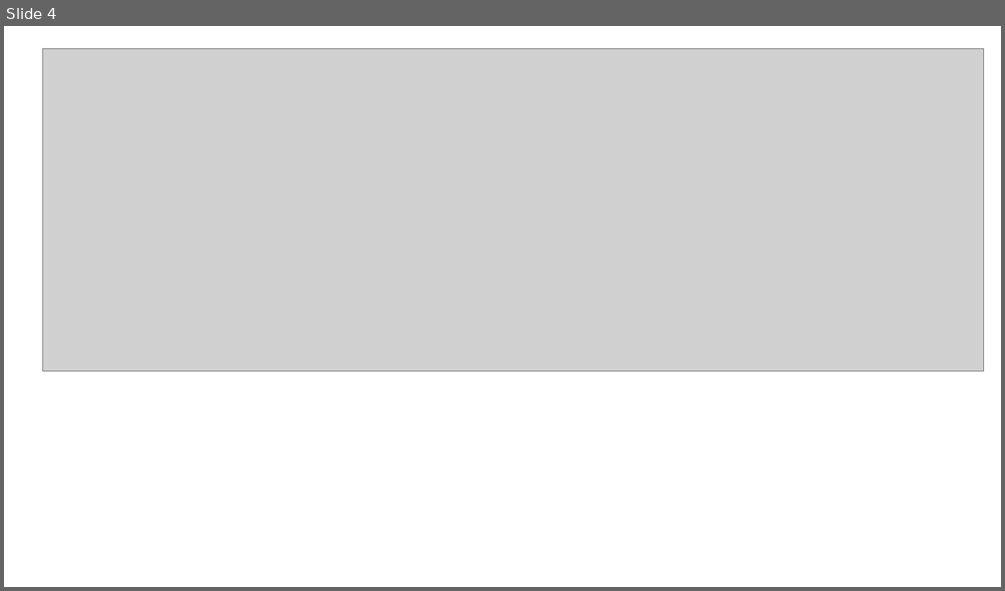
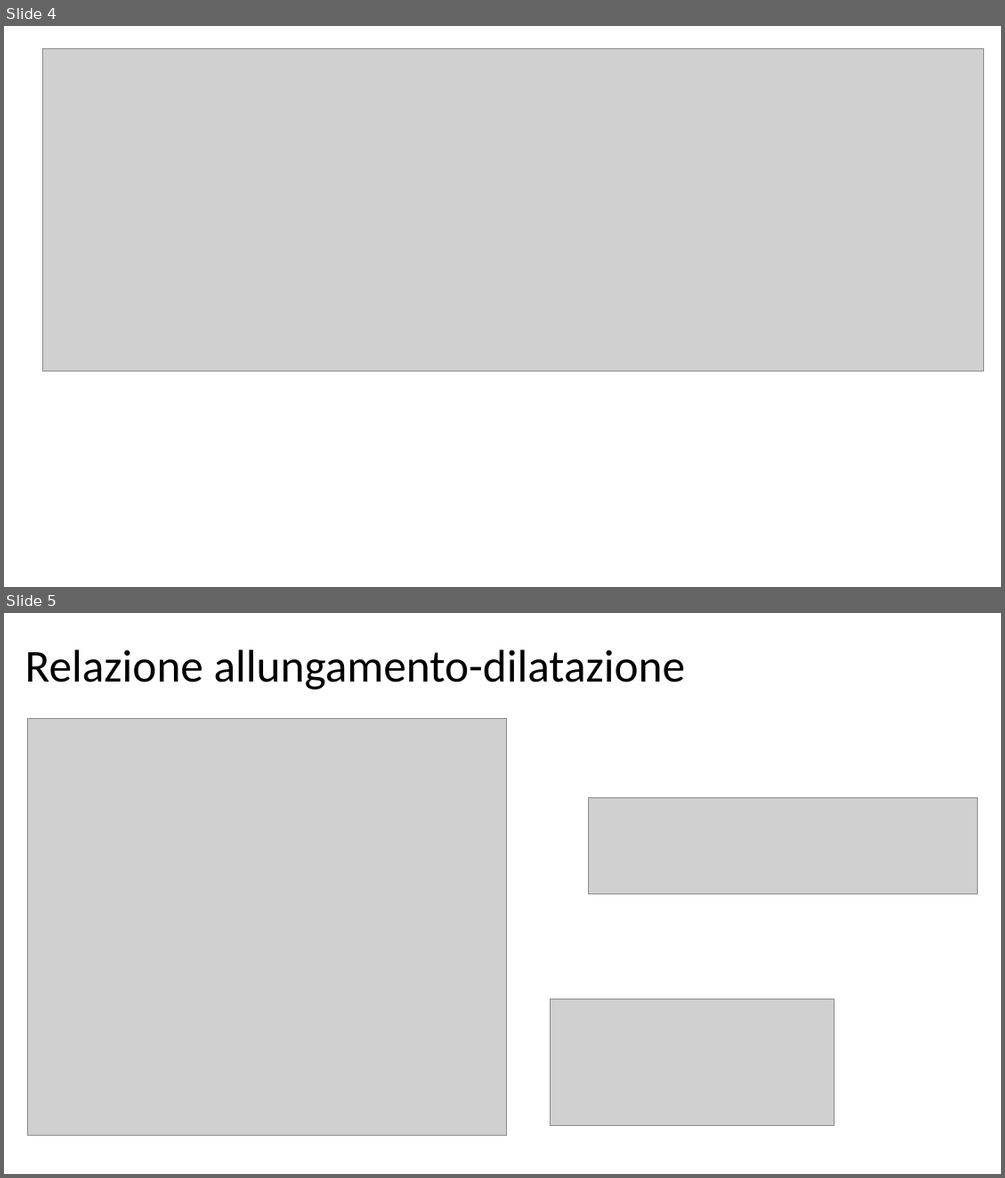
Before and after one commit to giuseppetomassetti/SdC, a slide deck: lezioni/H 8 travi tese e compresse.pptx. Shown one above the other, each under a label of ours: slide 4 before the commit, slides 4 and 5 after it. The pictures are 1005x591 and 1005x1178 pixels, drawn with LibreOffice and Linux fonts; fonts in the diff are those of the drawing; grey boxes stand for pictures. Boxes give left, top, right and bottom in pixels: in the first picture for what was removed or moved away, otherwise in the second. Text is boxed around its words. In the diff, an @@ line names an element or a change of style, - is before the commit and + after.

```diff
--- a/lezioni/H 8 travi tese e compresse.pptx
+++ b/lezioni/H 8 travi tese e compresse.pptx
@@ slide 5 added at [4,613,1001,1174], background #FFFFFF @@
@@ title added at [25,649,686,690], 44 pt, text #000000 @@
+Relazione allungamento-dilatazione
@@ picture added at [27,718,507,1135] @@
@@ picture added at [588,797,978,893] @@
@@ picture added at [550,999,834,1126] @@
```
Also in this commit, not shown: 2 slides changed, 5 other slides added, 1 other file.
